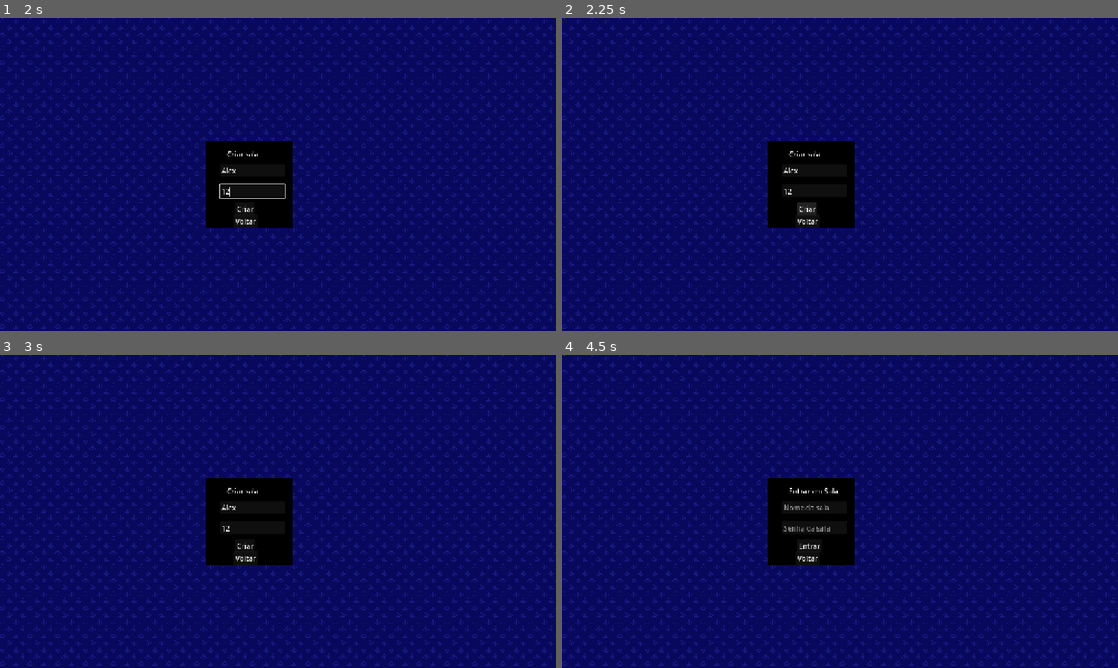
Above: before the commit, frames 1-4 (two rows, left to right).
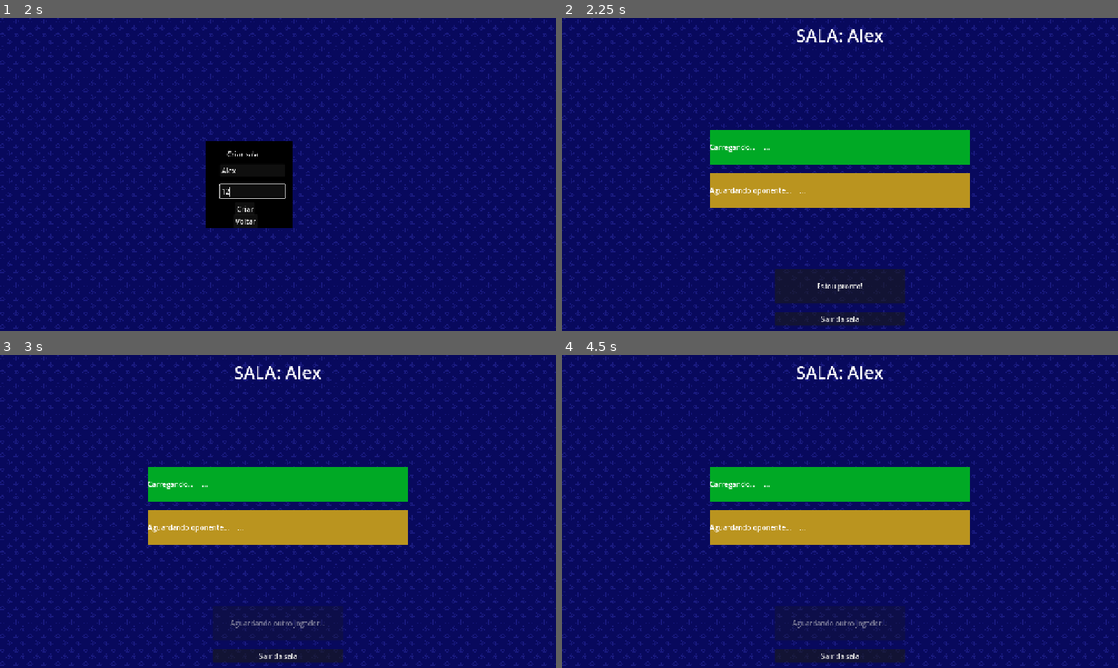
Above: after the commit, the same moments.

Repository: batalha-naval-eng-soft-III/batalha-naval-godot
Game: Godot game, scene res://Scenes/menu_principal.tscn
Two runs of this game, one before a commit and one after it. Both use one fixed random seed, a clock stepped at 60 frames per second and the inputs below. This scene is started directly instead of the project's main scene.
Inputs (mouse positions are in pixels of both pictures, inside the frame that each line leads up to):
- Up to frame 1 (2 s): click "Criar Sala" at 0.5 s; click (250, 171) at 1.27 s; type "Alex" at 1.35 s; click (250, 190) at 1.5 s; type "12" at 1.58 s
- Up to frame 2 (2.25 s): click "Criar" at 2 s
- Up to frame 3 (3 s): click (278, 624) at 2.75 s, where only the run after the commit has a clickable "Estou pronto!"
- Up to frame 4 (4.5 s): click (806, 558) at 3.5 s, where only the run before the commit has a clickable "Voltar"; click (867, 552) at 4.25 s, where only the run before the commit has a clickable "Entrar em Sala"

Frame 1 is identical in both runs. In frame 2, 16% of the frame differs, in the area x 26-74%, y 3-99%; in frame 3, 13%; in frame 4, 13%.

Commit message:
conexão da sala
falta:
alterar o status do segundo jogador quando sair da sala
iniciar a partida quando ambos estiverem prontos
voltar ao menu quando o criador sair da sala

Diff:
--- a/Scenes/lobby.tscn
+++ b/Scenes/lobby.tscn
@@ -96,9 +96,15 @@
 custom_minimum_size = Vector2(0, 100)
 layout_mode = 2
 
-[node name="Button" type="Button" parent="MarginContainer/VBoxContainer" unique_id=94883762]
+[node name="btnPronto" type="Button" parent="MarginContainer/VBoxContainer" unique_id=94883762]
 custom_minimum_size = Vector2(300, 80)
 layout_mode = 2
 size_flags_horizontal = 4
 size_flags_vertical = 4
 text = "Estou pronto!"
+
+[node name="btnSair" type="Button" parent="MarginContainer/VBoxContainer" unique_id=1174385197]
+custom_minimum_size = Vector2(300, 0)
+layout_mode = 2
+size_flags_horizontal = 4
+text = "Sair da sala"
--- a/Scripts/firebase_manager.gd
+++ b/Scripts/firebase_manager.gd
@@ -7,6 +7,7 @@
 var listening := false
 var current_room := ""
 var my_id := ""
+var is_host := false
 
 var poll_interval := 4
 var polling_active := false
@@ -27,7 +28,7 @@
 		"state": "waiting",
 		"turn": player_id
 	}
-
+	is_host = true
 	_send_request(url, HTTPClient.METHOD_PUT, data)
 
 
@@ -35,7 +36,7 @@
 	var url = base_url + "rooms/" + room_id + "/players/" + player_id + ".json"
 
 	var data = true
-
+	is_host = false
 	_send_request(url, HTTPClient.METHOD_PUT, data)
 
 
@@ -123,19 +124,17 @@
 
 func _request_room():
 	var url = base_url + "rooms/" + current_room + ".json"
-
 	var http = HTTPRequest.new()
 	add_child(http)
 
 	http.request_completed.connect(func(result, code, headers, body):
-		var data = JSON.parse_string(body.get_string_from_utf8())
-
-		if data != null:
-			_handle_room_update(data)
-
-		http.queue_free()
-	)
-
+		var text = body.get_string_from_utf8()
+		var data = JSON.parse_string(text)
+
+		# Se data for null, a sala foi deletada pelo Host
+		_handle_room_update(data)
+		http.queue_free()
+	)
 	http.request(url)
 
 
@@ -215,3 +214,33 @@
 	)
 
 	http.request(url)
+func leave_current_room():
+	if current_room == "" or my_id == "":
+		return
+
+	stop_listening()
+
+	# Se for o Host, deleta a sala inteira (isso já limpa o nó 'ready' automaticamente)
+	if is_host:
+		var url = base_url + "rooms/" + current_room + ".json"
+		_send_delete_request(url)
+	else:
+		# Se for o convidado, precisa deletar de dois lugares:
+		# 1. Da lista de jogadores
+		var url_player = base_url + "rooms/" + current_room + "/players/" + my_id + ".json"
+		_send_delete_request(url_player)
+
+		# 2. Da lista de 'ready' (Para resolver o seu segundo problema)
+		var url_ready = base_url + "rooms/" + current_room + "/ready/" + my_id + ".json"
+		_send_delete_request(url_ready)
+
+	current_room = ""
+
+# Função auxiliar para não repetir código de DELETE
+func _send_delete_request(url: String):
+	var http = HTTPRequest.new()
+	add_child(http)
+	http.request_completed.connect(func(result, code, headers, body):
+		http.queue_free()
+	)
+	http.request(url, [], HTTPClient.METHOD_DELETE)
--- a/Scripts/lobby.gd
+++ b/Scripts/lobby.gd
@@ -1,60 +1,92 @@
 extends Control
 
-# Mapeamento exato dos nós da sua cena
 @onready var label_sala = $MarginContainer/VBoxContainer/sala
 @onready var p1_name = $MarginContainer/VBoxContainer/panelHost/contHost/hostName
 @onready var p1_status = $MarginContainer/VBoxContainer/panelHost/contHost/hostStatus
 @onready var p2_name = $MarginContainer/VBoxContainer/panelP2/contP2/p2Name
 @onready var p2_status = $MarginContainer/VBoxContainer/panelP2/contP2/p2Status
-@onready var btn_pronto = $MarginContainer/VBoxContainer/Button
+@onready var btn_pronto = $MarginContainer/VBoxContainer/btnPronto
+@onready var btn_sair = $MarginContainer/VBoxContainer/btnSair
 
 func _ready() -> void:
-	# 1. Configuração inicial (Limpando os textos provisórios do editor)
 	label_sala.text = "SALA: " + Firebase.current_room
-	p1_name.text = Session.user_id
-	p1_status.text = "Aguardando..."
+
+	# Deixamos os textos carregando até o Firebase nos dizer quem é o dono da sala
+	p1_name.text = "Carregando..."
+	p1_status.text = "..."
 	p2_name.text = "Aguardando oponente..."
-	p2_status.text = ""
+	p2_status.text = "..."
 
-	# 2. Conectar o clique do botão
 	btn_pronto.pressed.connect(_on_btn_pronto_pressed)
-
-	# 3. Conectar o sinal do Firebase
+	btn_sair.pressed.connect(_on_btn_sair_pressed)
 	Firebase.room_updated.connect(_on_room_updated)
-
-	# 4. Iniciar a escuta do banco de dados
 	Firebase.start_listening(Firebase.current_room, Session.user_id)
 
 func _on_btn_pronto_pressed() -> void:
 	btn_pronto.disabled = true
 	btn_pronto.text = "Aguardando outro jogador..."
 
-	# Atualiza o status visualmente para o jogador local
-	p1_status.text = "PRONTO"
-	p1_status.modulate = Color(0, 1, 0) # Fica verde
+	# Checa em qual caixa você está para pintar o "PRONTO" verde instantaneamente
+	if Session.user_id == p1_name.text:
+		p1_status.text = "PRONTO"
+		p1_status.modulate = Color(0, 1, 0)
+	elif Session.user_id == p2_name.text:
+		p2_status.text = "PRONTO"
+		p2_status.modulate = Color(0, 1, 0)
 
-	# Envia a informação para o banco
 	Firebase.set_ready(Firebase.current_room, Session.user_id)
 
 func _on_room_updated(data: Dictionary) -> void:
-	# Aqui preparamos a lógica de atualizar a tela quando o Firebase responder
-	if data.has("players"):
-		var players = data["players"].keys()
+	if data == null:
+		print("A sala foi fechada pelo criador.")
+		Firebase.stop_listening()
+		get_tree().change_scene_to_file("res://Scenes/menu_principal.tscn")
+		return
+	# 1. Definir quem é o Host (Caixa Verde) e quem é o Convidado (Caixa Amarela)
+	if data.has("turn"):
+		var host_id = data["turn"] # Pega a ID do criador da sala
+		p1_name.text = host_id
 
-		# Se tiver mais de um jogador na sala, preenchemos o Painel 2
-		if players.size() > 1:
-			for player_id in players:
-				if player_id != Session.user_id:
-					p2_name.text = player_id
-					p2_status.text = "Conectado"
+		# Se só tem um jogador, o host está aguardando
+		if p1_status.text == "...":
+			p1_status.text = "Aguardando..."
+		# 2. Descobrir quem é o outro jogador
+		if data.has("players"):
+			var players = data["players"].keys()
+			if players.size() > 1:
+				for player_id in players:
+					if player_id != host_id:
+						p2_name.text = player_id
+						if p2_status.text == "...":
+							p2_status.text = "Aguardando..."
+			else:
+				p2_name.text = "Aguardando oponente..."
 
-	# Atualiza o status de "Pronto" do oponente
+	# 3. Atualizar quem já clicou em "Pronto"
 	if data.has("ready"):
 		var ready_players = data["ready"]
-		if ready_players.has(p2_name.text) and ready_players[p2_name.text] == true:
+
+		# Atualiza status do Jogador 1
+		if ready_players.has(p1_name.text) and ready_players[p1_name.text] == true:
+			p1_status.text = "PRONTO"
+			p1_status.modulate = Color(0, 1, 0)
+
+		# Atualiza status do Jogador 2
+		if p2_name.text != "Aguardando oponente..." and ready_players.has(p2_name.text) and ready_players[p2_name.text] == true:
 			p2_status.text = "PRONTO"
 			p2_status.modulate = Color(0, 1, 0)
 
-	# Se a sala mudar para estado de combate, inicia o jogo
+	# 4. Iniciar o Jogo
 	if data.has("state") and data["state"] == "combat":
 		get_tree().change_scene_to_file("res://Scenes/game.tscn")
+
+# Detecta se o usuário tentou fechar a janela do jogo pelo Windows/Linux
+func _notification(what: int) -> void:
+	if what == NOTIFICATION_WM_CLOSE_REQUEST:
+		Firebase.leave_current_room()
+		get_tree().quit() # Fecha o jogo de fato após avisar o banco
+func _on_btn_sair_pressed() -> void:
+	Firebase.leave_current_room()
+	# Dá um pequeno delay de 0.5s só para garantir que a requisição DELETE foi enviada
+	await get_tree().create_timer(0.5).timeout
+	get_tree().change_scene_to_file("res://Scenes/menu_principal.tscn")
--- a/Scripts/menu_principal.gd
+++ b/Scripts/menu_principal.gd
@@ -1,6 +1,4 @@
 extends Node2D
-
-
 
 func _ready() -> void:
 	pass # Replace with function body.
@@ -53,10 +51,12 @@
 
 	print("ROOM:", room_name)
 	print("PLAYER:", player_id)
-
-	$Firebase.create_room(room_name, player_id, room_pass)
+	Firebase.current_room = room_name
+	Firebase.create_room(room_name, player_id, room_pass)
 
 	print("Sala criada!")
+
+	get_tree().change_scene_to_file("res://Scenes/lobby.tscn")
 
 
 
@@ -65,5 +65,7 @@
 	var room_pass = $PanelJoinroom/JoinroompassInput.text
 
 	var player_id = Session.user_id
+	Firebase.current_room = room_name
+	Firebase.try_join_room(room_name, player_id, room_pass)
 
-	$Firebase.try_join_room(room_name, player_id, room_pass)
+	get_tree().change_scene_to_file("res://Scenes/lobby.tscn")
